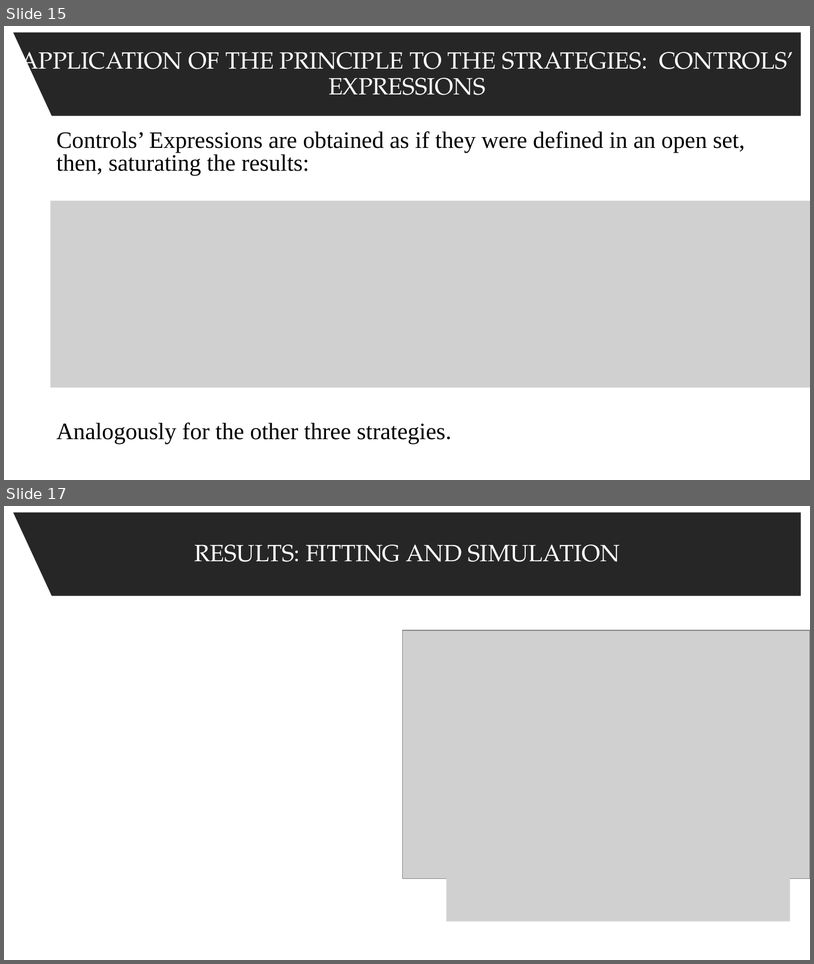
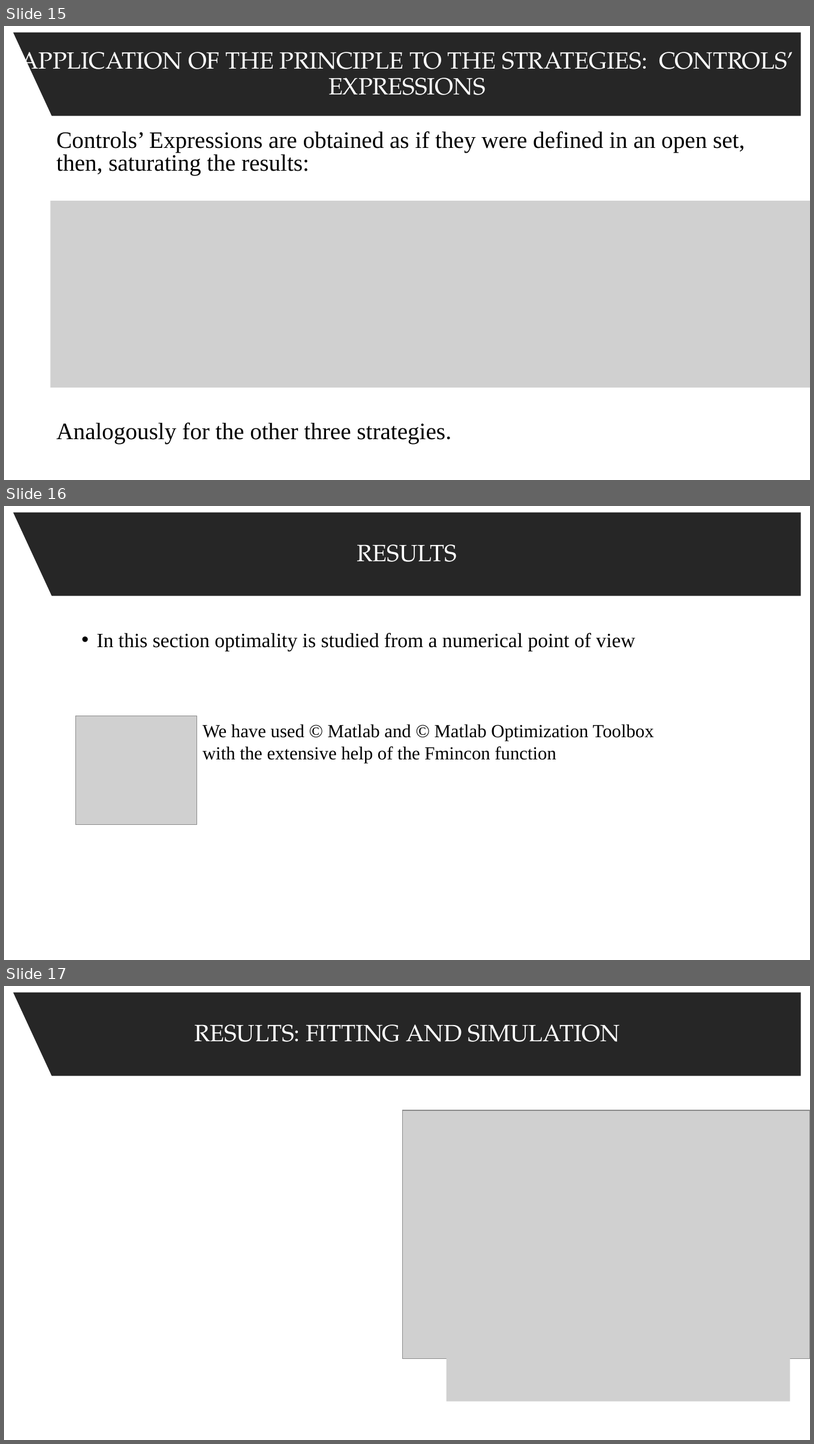
Before and after one commit to spbisc97/covid-optimal-control, a slide deck: Documents/Optimal control strategies to prevent the hospital beds collapse during COVID-19 outbreak.pptx. Shown one above the other, each under a label of ours: slides 15 and 17 before the commit, slides 15, 16 and 17 after it; the slides between them are not shown. The pictures are 814x964 and 814x1444 pixels, drawn with LibreOffice and Linux fonts; fonts in the diff are those of the drawing; grey boxes stand for pictures. Boxes give left, top, right and bottom in pixels: in the first picture for what was removed or moved away, otherwise in the second. Text is boxed around its words. In the diff, an @@ line names an element or a change of style, - is before the commit and + after.

Commit message:
Little change to results

```diff
--- a/Documents/Optimal control strategies to prevent the hospital beds collapse during COVID-19 outbreak.pptx
+++ b/Documents/Optimal control strategies to prevent the hospital beds collapse during COVID-19 outbreak.pptx
@@ slide 16 added at bbox=[4, 506, 810, 960], background #FFFFFF @@
@@ freeform shape added at bbox=[13, 513, 801, 596], fill #262626, 28 pt, text #FFFFFF @@
+RESULTS
@@ text added at bbox=[97, 633, 635, 651], 24 pt, text #000000 @@
+• In this section optimality is studied from a numerical point of view
@@ picture added at bbox=[75, 716, 197, 825] @@
@@ text added at bbox=[203, 724, 654, 763], 22 pt, text #000000 @@
+We have used © Matlab and © Matlab Optimization Toolbox with the extensive help of the Fmincon function
```
Also in this commit, not shown: 1 slide removed.
